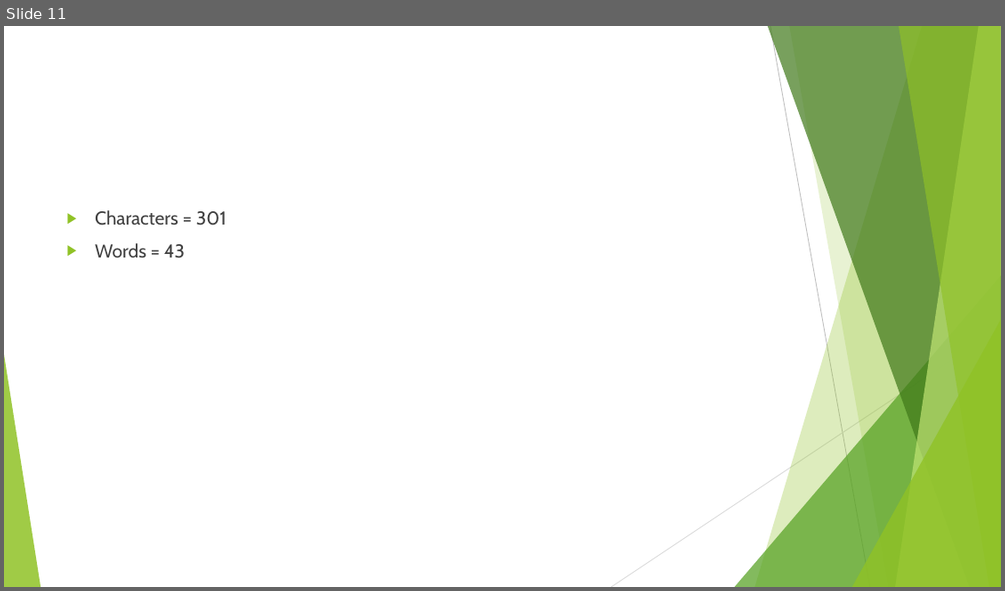
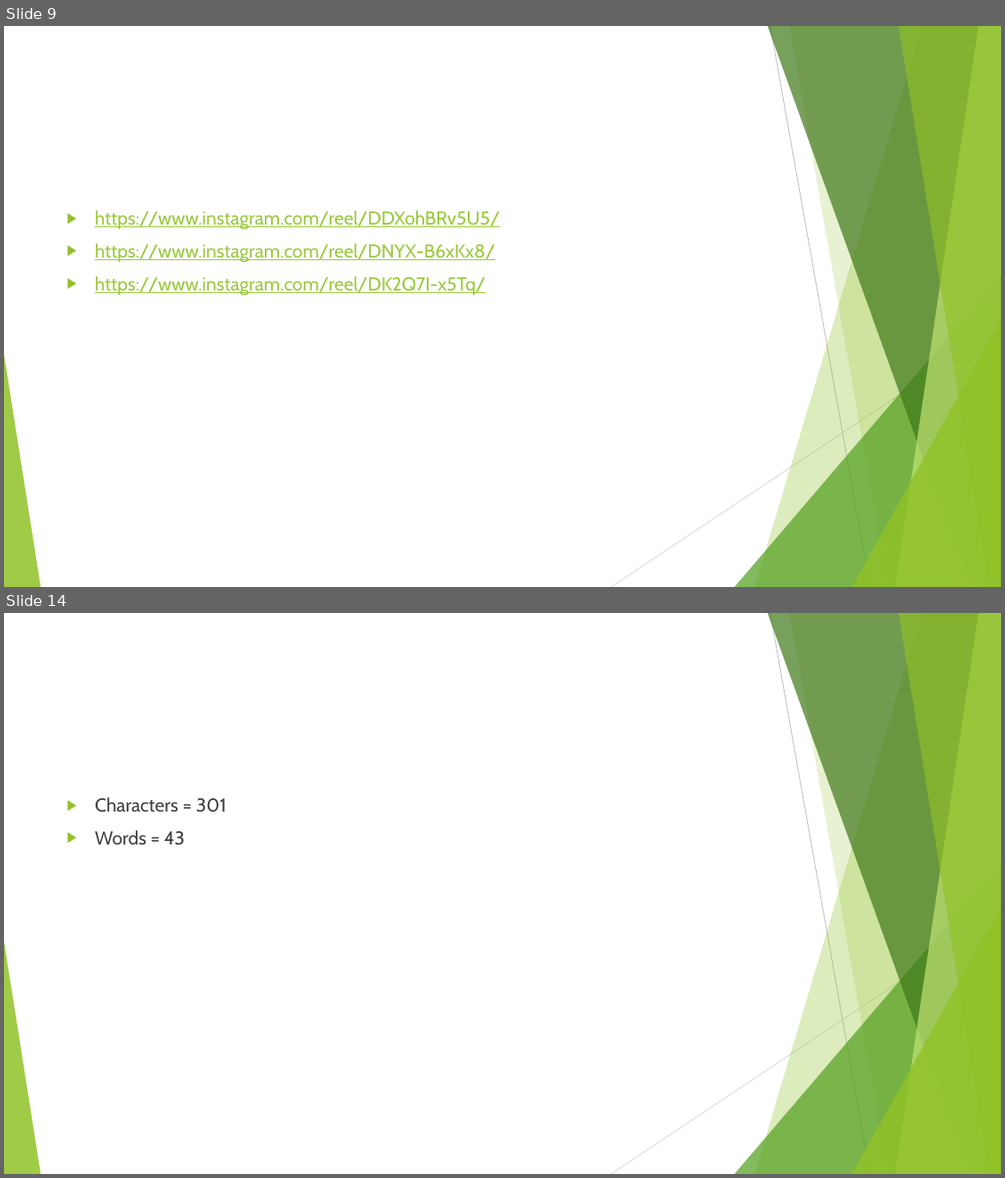
Before and after one commit to tylerparker22/work_to_show, a slide deck: Scolarship Symposium.pptx. Shown one above the other, each under a label of ours: slide 11 before the commit, slides 9 and 14 after it; the slides between them are not shown. The pictures are 1005x591 and 1005x1178 pixels, drawn with LibreOffice and Linux fonts; fonts in the diff are those of the drawing. Boxes give left, top, right and bottom in pixels: in the first picture for what was removed or moved away, otherwise in the second. Text is boxed around its words. In the diff, an @@ line names an element or a change of style, - is before the commit and + after.

```diff
--- a/Scolarship Symposium.pptx
+++ b/Scolarship Symposium.pptx
@@ slide 9 added at (4, 26, 1001, 587), background #FFFFFF; not listed: 10 template elements that a slide beside it also shows @@
@@ text added at (95, 210, 500, 295), 18 pt, text #99CA3C, underline @@
+▶ https://www.instagram.com/reel/DDXohBRv5U5/
+▶ https://www.instagram.com/reel/DNYX-B6xKx8/
+▶ https://www.instagram.com/reel/DK2Q7I-x5Tq/
@@ what was slide 11 is now slide 14 @@
```
Also in this commit, not shown: 4 slides changed, 3 other slides added, 2 slides removed, 8 other files.
